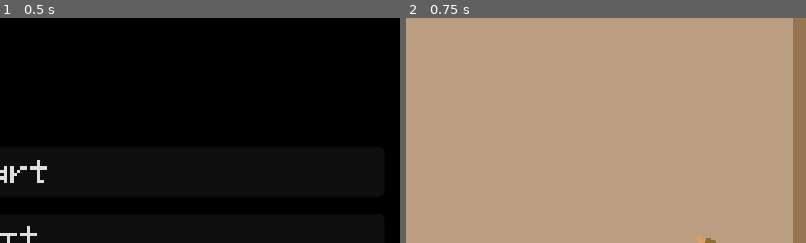
Above: before the commit, frames 1-2 (left to right).
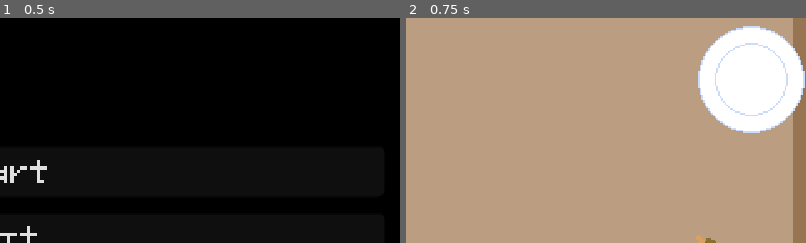
Above: after the commit, the same moments.

Repository: martindzejky/pizza-game
Game: Godot game, scene res://scenes/start.tscn
Two runs of this game, one before a commit and one after it. Both use one fixed random seed, a clock stepped at 60 frames per second and the inputs below.
Inputs:
- Up to frame 1 (0.5 s): no input
- Up to frame 2 (0.75 s): click "Start" at 0.5 s
The pictures show only the part of the screen within x 50-100%, y 33-83%; the shares and areas given below are measured in that part.

Frame 1 is identical in both runs. In frame 2, 9.8% of the frame differs, in the area x 73-100%, y 3-52%.

Commit message:
add plate object

Diff:
--- /dev/null
+++ b/objects/plate/plate.gd
@@ -0,0 +1 @@
+extends Sprite2D
--- /dev/null
+++ b/objects/plate/plate.tscn
@@ -0,0 +1,17 @@
+[gd_scene load_steps=4 format=3 uid="uid://fx24ebvovfv4"]
+
+[ext_resource type="Texture2D" uid="uid://cw2yu0lu7xc3r" path="res://sprites/plate.png" id="1_ya2rm"]
+[ext_resource type="Script" path="res://objects/plate/plate.gd" id="2_qtcx6"]
+
+[sub_resource type="CircleShape2D" id="CircleShape2D_ekduq"]
+radius = 33.0
+
+[node name="plate" type="Sprite2D" groups=["plate"]]
+texture = ExtResource("1_ya2rm")
+script = ExtResource("2_qtcx6")
+
+[node name="clickArea" type="Area2D" parent="."]
+monitoring = false
+
+[node name="shape" type="CollisionShape2D" parent="clickArea"]
+shape = SubResource("CircleShape2D_ekduq")
--- a/scenes/level.tscn
+++ b/scenes/level.tscn
@@ -1,10 +1,11 @@
-[gd_scene load_steps=6 format=3 uid="uid://dehfhkt6r8u7n"]
+[gd_scene load_steps=7 format=3 uid="uid://dehfhkt6r8u7n"]
 
 [ext_resource type="PackedScene" uid="uid://db820lg5ebwsq" path="res://objects/oven/oven.tscn" id="1_v5n6d"]
 [ext_resource type="PackedScene" uid="uid://dhrhb8gv5s7nu" path="res://objects/fridge/fridge.tscn" id="2_i6w8l"]
 [ext_resource type="Texture2D" uid="uid://dey134524wtmg" path="res://sprites/table.png" id="3_7mybh"]
 [ext_resource type="Texture2D" uid="uid://d0rpti4hw6n1c" path="res://sprites/mushroom-box.png" id="3_olhiv"]
 [ext_resource type="PackedScene" uid="uid://b1jgjnmmcqyjw" path="res://objects/dough-tool/dough-tool.tscn" id="5_pgbvw"]
+[ext_resource type="PackedScene" uid="uid://fx24ebvovfv4" path="res://objects/plate/plate.tscn" id="5_qji8x"]
 
 [node name="level" type="Node"]
 
@@ -34,6 +35,9 @@
 texture = ExtResource("3_7mybh")
 centered = false
 
+[node name="plate" parent="table" instance=ExtResource("5_qji8x")]
+position = Vector2(447, 45)
+
 [node name="dough-tool" parent="table" instance=ExtResource("5_pgbvw")]
 position = Vector2(430, 154)
 
Binary file added: sprites/plate.png
Not shown, added: sprites/plate.png.import
